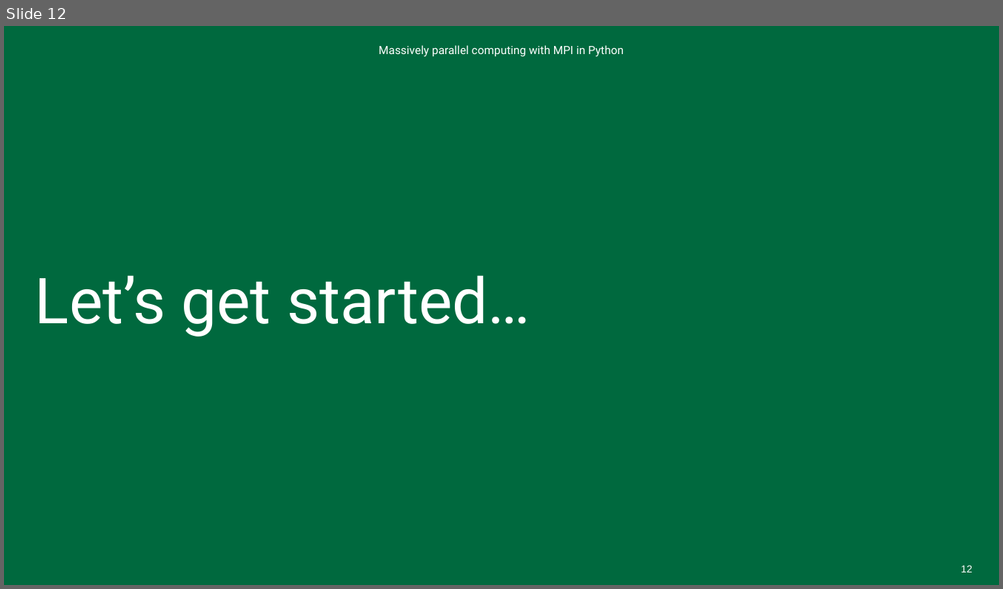
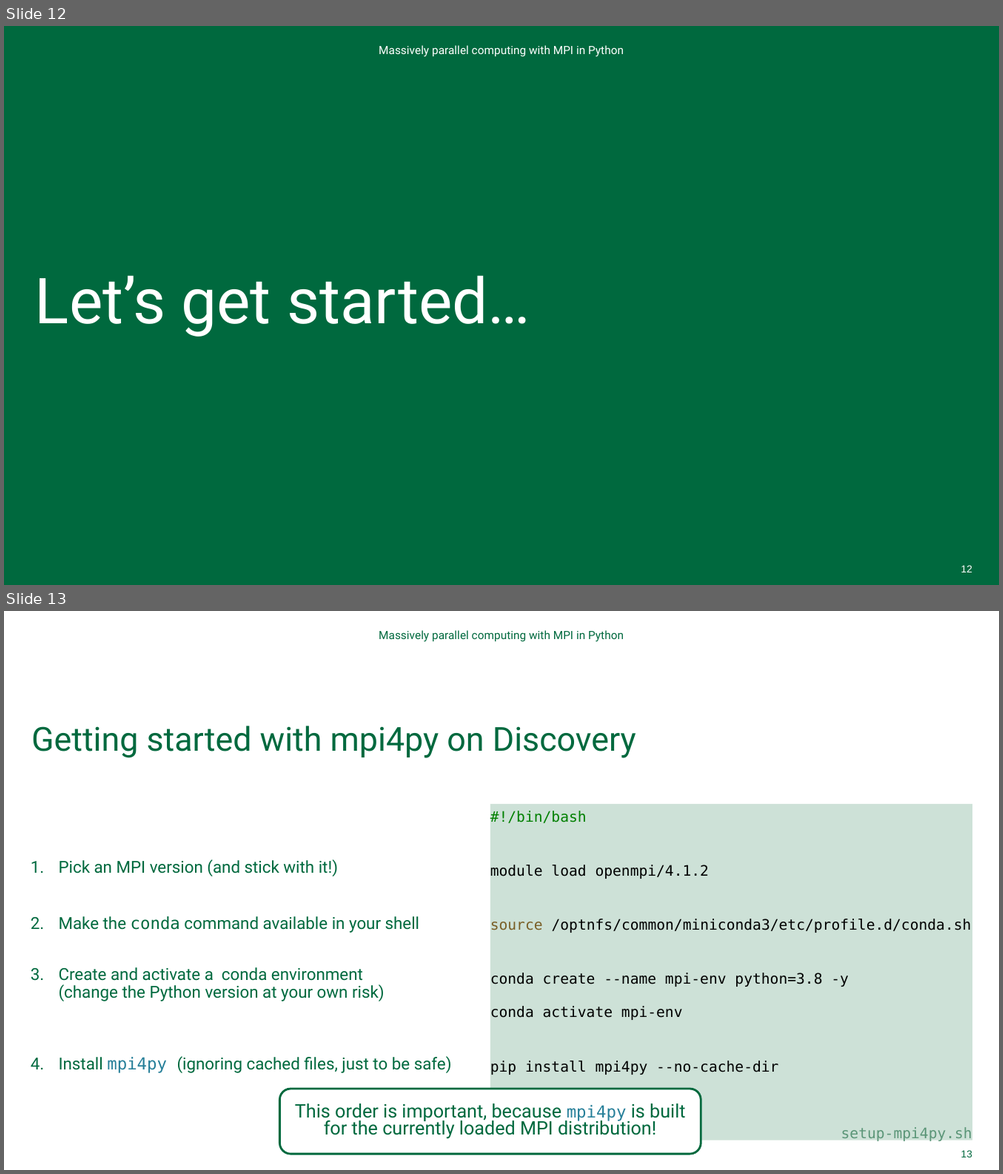
Before and after one commit to Dartmouth-Libraries/distributed-computing-with-python-and-mpi, a slide deck: ppt/Distributed-Computing-with-MPI.pptx. Shown one above the other, each under a label of ours: slide 12 before the commit, slides 12 and 13 after it. The pictures are 1003x589 and 1003x1174 pixels, drawn with LibreOffice and Linux fonts; fonts in the diff are those of the drawing; background and template pictures are left out. Boxes give left, top, right and bottom in pixels: in the first picture for what was removed or moved away, otherwise in the second. Text is boxed around its words. In the diff, an @@ line names an element or a change of style, - is before the commit and + after.

```diff
--- a/ppt/Distributed-Computing-with-MPI.pptx
+++ b/ppt/Distributed-Computing-with-MPI.pptx
@@ slide 13 added at box(4, 611, 999, 1170), background #FFFFFF @@
@@ text added at box(378, 630, 623, 642), 11 pt, text #00693E @@
+Massively parallel computing with MPI in Python
@@ title added at box(31, 726, 636, 758), 32 pt, text #00693E @@
+Getting started with mpi4py on Discovery
@@ text added at box(490, 804, 973, 1141), fill #CDE1D7, 14 pt, text #000000 @@
+#!/bin/bash
+module load openmpi/4.1.2
+source /optnfs/common/miniconda3/etc/profile.d/conda.sh
+conda create --name mpi-env python=3.8 -y
+conda activate mpi-env
+pip install mpi4py --no-cache-dir
+setup-mpi4py.sh
@@ text added at box(59, 860, 452, 1073), 16 pt, text #00693E @@
+1. Pick an MPI version (and stick with it!)
+2. Make the conda command available in your shell
+3. Create and activate a conda environment
+   (change the Python version at your own risk)
+4. Install mpi4py (ignoring cached files, just to be safe)
@@ rounded rectangle added at box(279, 1089, 700, 1154), fill #FFFFFF, outline #00693E 2 pt, 18 pt, text #00693E @@
+This order is important, because mpi4py is built for the currently loaded MPI distribution!
@@ page number added at box(961, 1150, 972, 1158), 9.8 pt, text #00693E @@
+13
```
Also in this commit, not shown: 3 slides changed, 9 other slides added.
